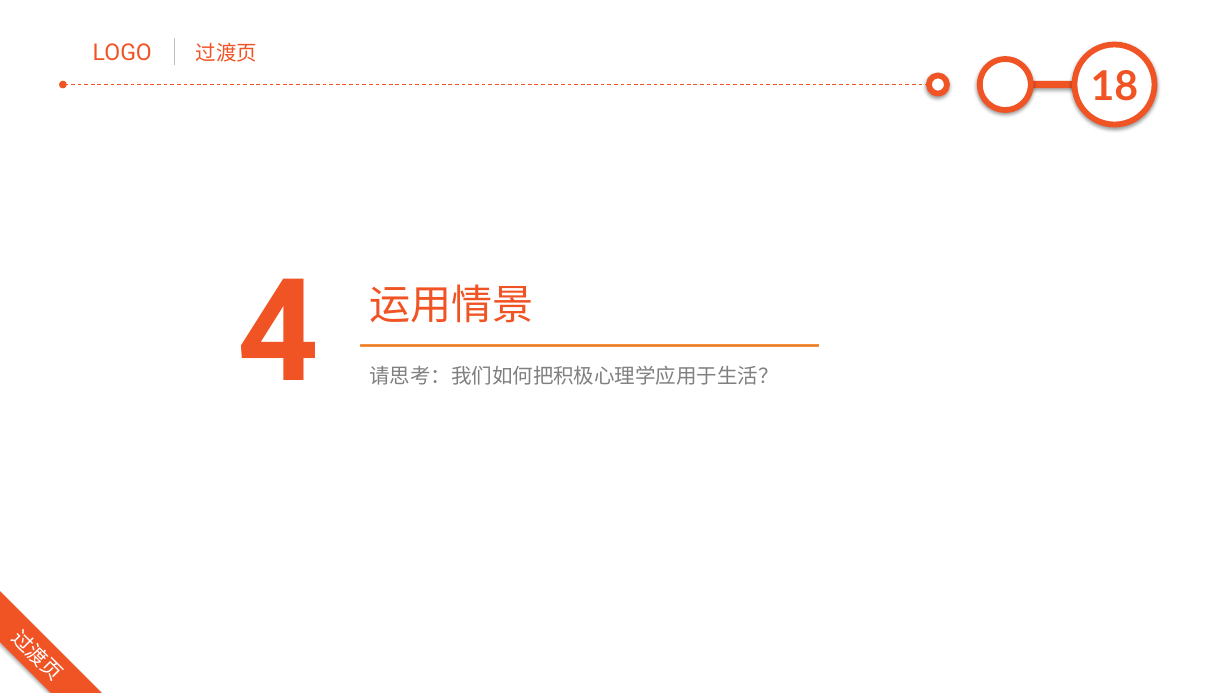
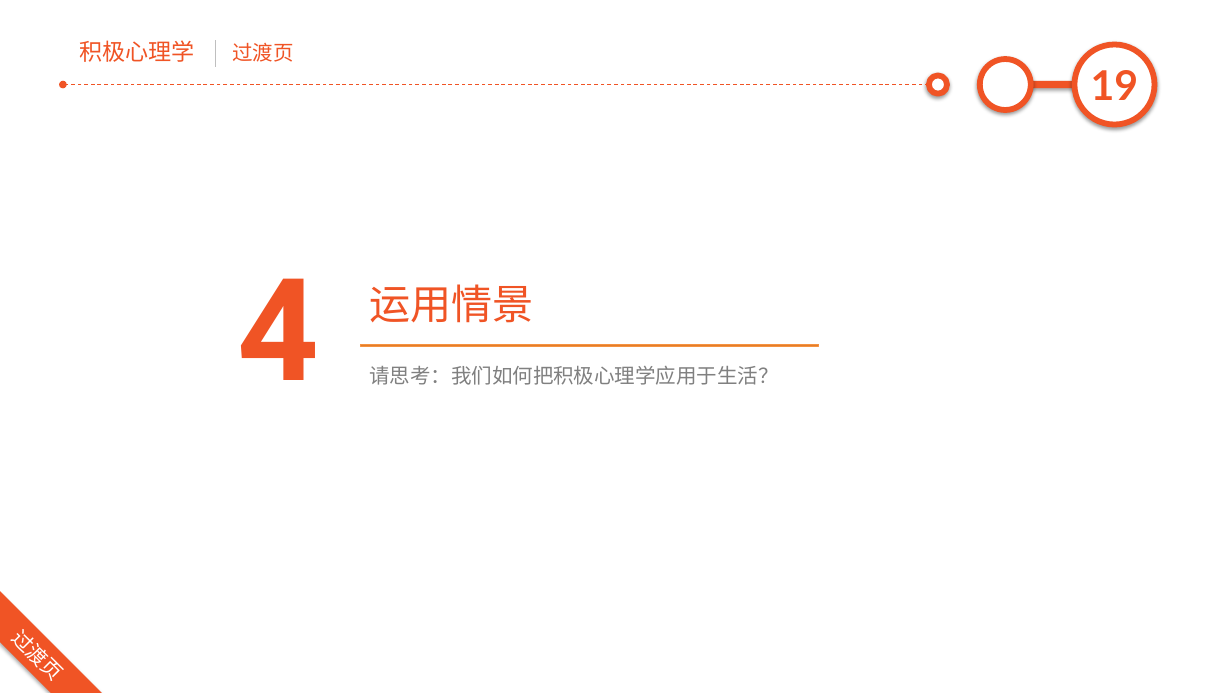
Before and after one commit to junstudys/positive-psychology, a slide deck: slide 19 of 积极心理学探索.pptx (slide 18 before the commit). Drawn at 1232x693 pixels with LibreOffice and Linux fonts; fonts in the diff are those of the drawing. Boxes give left, top, right and bottom in pixels: in the first picture for what was removed or moved away, otherwise in the second. Text is boxed around its words. In the diff, an @@ line names an element or a change of style, - is before the commit and + after.

```diff
--- a/积极心理学探索.pptx
+++ b/积极心理学探索.pptx
@@ text added at (x1=79, y1=40, x2=195, y2=62), 18 pt, text #F05425 @@
+积极心理学
@@ text removed at (x1=93, y1=43, x2=152, y2=61) @@
-LOGO
@@ line moved from (175, 38) - (175, 65) to (215, 41) - (215, 67) @@
@@ text "过渡页" moved from (x1=196, y1=43, x2=257, y2=62) to (x1=232, y1=43, x2=293, y2=62) @@
@@ page number at (x1=1091, y1=70, x2=1139, y2=100): text changed @@
-18
+19
```
Also in this commit, not shown: 19 other slides changed, 2 slides added, 28 other files.
